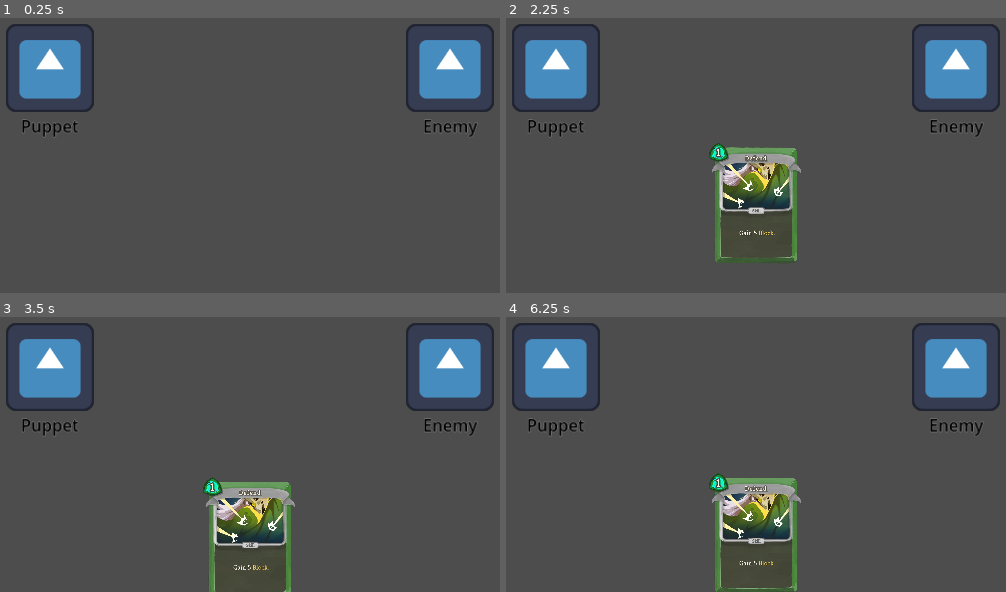
Above: before the commit, frames 1-4 (two rows, left to right).
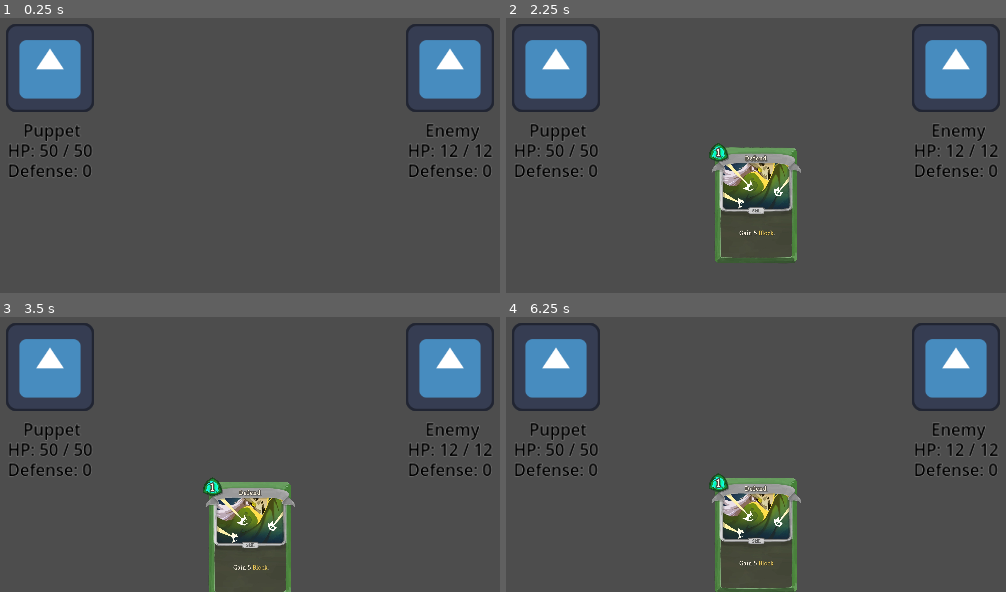
Above: after the commit, the same moments.

Repository: TheItsyBitsySpider/Game-Jam-2024
Game: Godot game, scene res://scenes/main.tscn
Two runs of this game, one before a commit and one after it. Both use one fixed random seed, a clock stepped at 60 frames per second and the inputs below. The engine's default icon, where the game draws it, is replaced by a stand-in: a white triangle on a blue panel in a dark square.
Inputs (mouse positions are in pixels of both pictures, inside the frame that each line leads up to):
- Up to frame 1 (0.25 s): no input
- Up to frame 2 (2.25 s): tap Enter at 0.5 s; move the mouse to (931, 45) at 0.52 s; hold Up (up) 0.53-1.28 s; click (931, 45) at 0.6 s; move the mouse to (756, 238) at 1.27 s; hold Down (down) 1.28-2.03 s; click (756, 238) at 1.35 s; tap Space at 2 s; move the mouse to (outside the picture) at 2.02 s; hold Up (up) from 2.03 s (still down); click (outside the picture) at 2.1 s
- Up to frame 3 (3.5 s): keep holding Up (up); move the mouse to (210, 457) at 2.77 s; click (210, 457) at 2.85 s
- Up to frame 4 (6.25 s): tap Enter at 3.5, 5 s; move the mouse to (996, 435) at 3.52 s; release Up (up) at 3.53 s; hold Down (down) 3.53-5.78 s; click (996, 435) at 3.6 s; tap Space at 4.25, 5.75 s; move the mouse to (outside the picture) at 4.27 s; click (outside the picture) at 4.35 s; move the mouse to (796, 366) at 5.02 s; click (796, 366) at 5.1 s; move the mouse to (outside the picture) at 5.77 s; hold Up (up) from 5.78 s (still down); click (outside the picture) at 5.85 s

The runs differ from the first frame. In frame 1, 1.5% of the frame differs, in the area x 1-99%, y 36-59%; in frame 2, 1.5%; in frame 3, 1.5%; in frame 4, 1.5%.

Commit message:
feat: character stats

Diff:
--- a/cardgame/scenes/characters/character.tscn
+++ b/cardgame/scenes/characters/character.tscn
@@ -18,21 +18,20 @@
 
 [node name="RichTextLabel" type="RichTextLabel" parent="."]
 clip_contents = false
-anchors_preset = 15
-anchor_right = 1.0
-anchor_bottom = 1.0
-offset_left = -18.5
+anchors_preset = 5
+anchor_left = 0.5
+anchor_right = 0.5
+offset_left = -27.5
 offset_top = 72.0
-offset_right = 18.5
-offset_bottom = 95.0
+offset_right = 27.5
+offset_bottom = 106.0
 grow_horizontal = 2
-grow_vertical = 2
 theme_override_colors/default_color = Color(0, 0, 0, 1)
 theme_override_colors/font_outline_color = Color(1, 1, 1, 1)
 theme_override_constants/outline_size = 1
+theme_override_constants/line_separation = -6
 theme_override_font_sizes/normal_font_size = 24
 bbcode_enabled = true
-text = "Alias"
 fit_content = true
 scroll_active = false
 autowrap_mode = 0
--- a/cardgame/scripts/characters/character.gd
+++ b/cardgame/scripts/characters/character.gd
@@ -14,9 +14,35 @@
 	get:
 		return _alias
 	set(val):
-		label.text = val
 		_alias = val
+		_update_label()
 
-var current_health: int
-var total_health: int
-var defense: int
+var _current_health: int
+var current_health: int:
+	get:
+		return _current_health
+	set(val):
+		_current_health = val
+		_update_label()
+
+var _total_health: int
+var total_health: int:
+	get:
+		return _total_health
+	set(val):
+		_total_health = val
+		_update_label()
+
+var _defense: int
+var defense: int:
+	get:
+		return _defense
+	set(val):
+		_defense = val
+		_update_label()
+
+func _update_label():
+	label.text = '\n'.join([
+		' '.join(["[center]", alias]),
+		' '.join(["HP:", current_health, "/", total_health]),
+		' '.join(["Defense:", defense])])
--- a/cardgame/scripts/characters/enemy.gd
+++ b/cardgame/scripts/characters/enemy.gd
@@ -6,6 +6,8 @@
 
 func _ready():
 	character.alias = "Enemy"
+	character.current_health = 12
+	character.total_health = 12
 
 	var screen_size = get_viewport().content_scale_size
 	position.x = screen_size.x / 4
--- a/cardgame/scripts/characters/puppet.gd
+++ b/cardgame/scripts/characters/puppet.gd
@@ -9,6 +9,11 @@
 
 func _ready():
 	character.alias = "Puppet"
+	character.current_health = 50
+	character.total_health = 50
+
+	current_energy = 3
+	total_energy = 3
 
 	var screen_size = get_viewport().content_scale_size
 	position.x = -screen_size.x / 4
